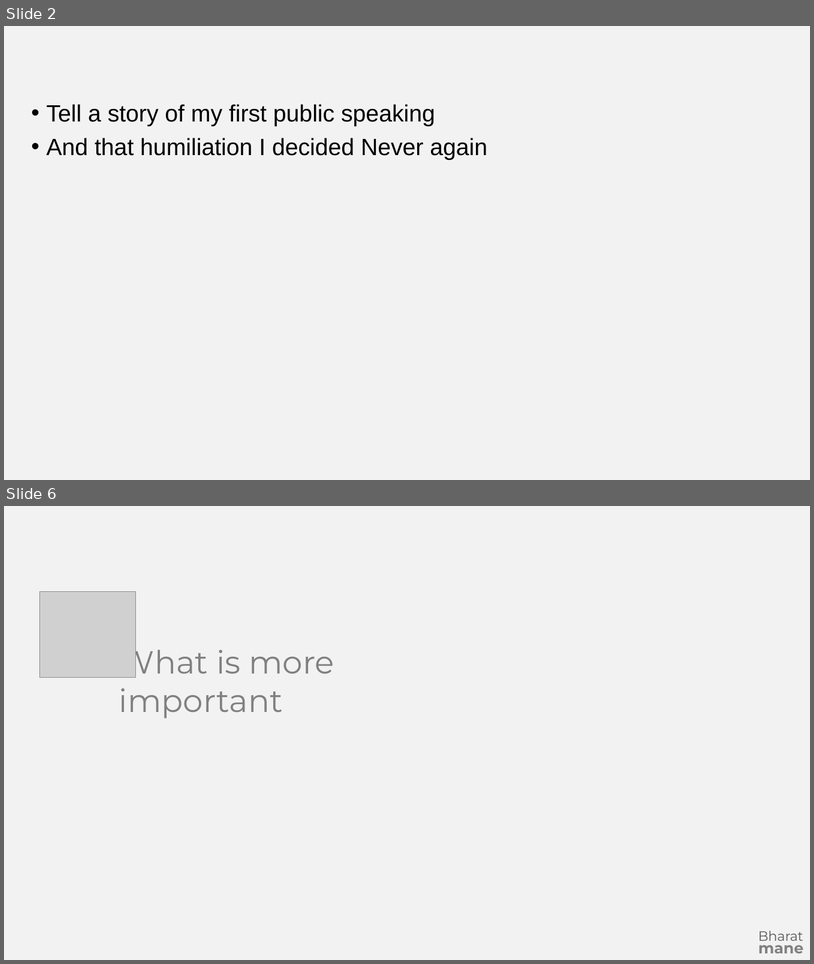
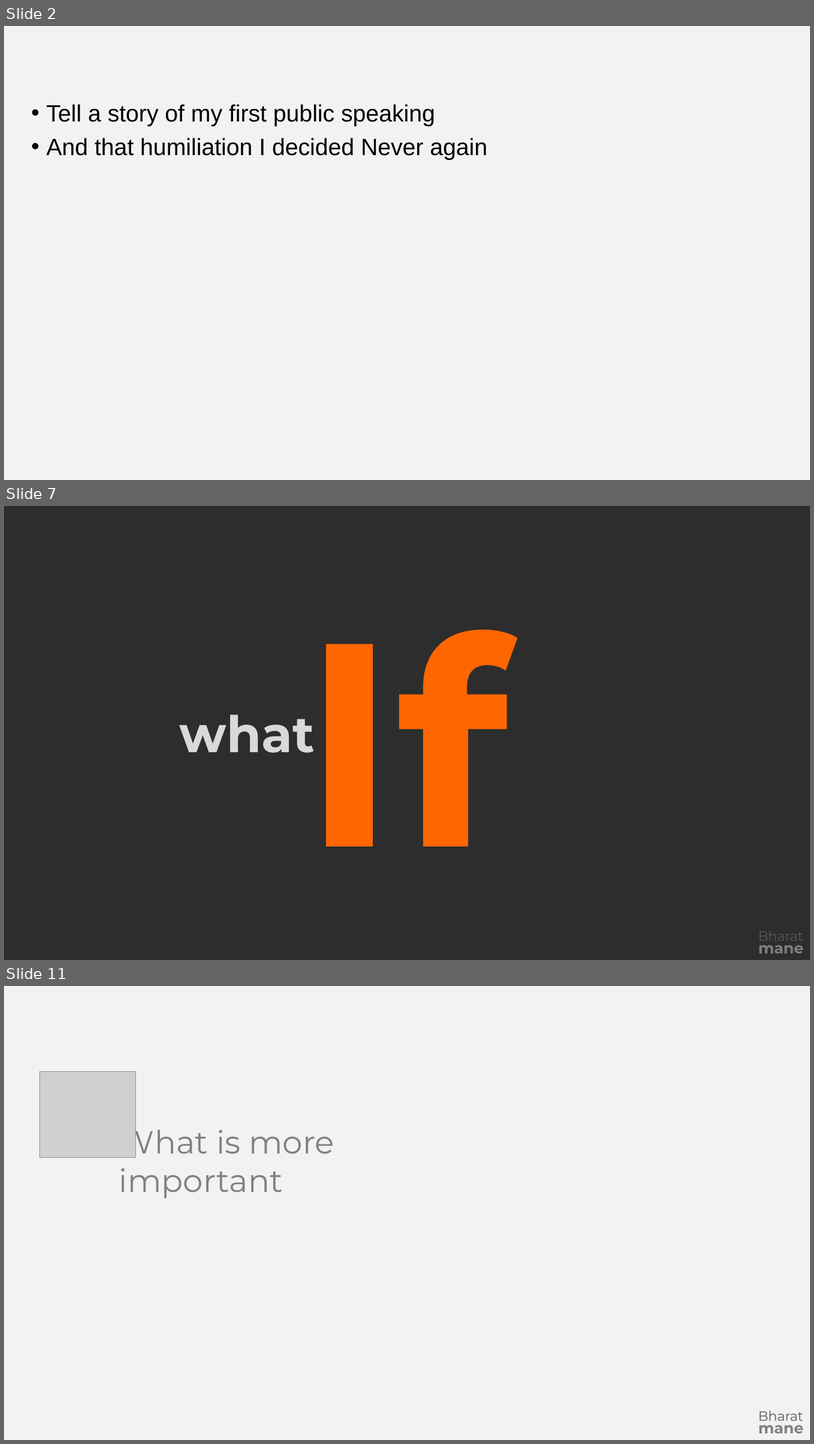
Before and after one commit to bharatmane/presentations, a slide deck: The Art of Presentation/The Art of Presentation.pptx. Shown one above the other, each under a label of ours: slides 2 and 6 before the commit, slides 2, 7 and 11 after it; the slides between them are not shown. The pictures are 814x964 and 814x1444 pixels, drawn with LibreOffice and Linux fonts; fonts in the diff are those of the drawing; grey boxes stand for pictures. Boxes give left, top, right and bottom in pixels: in the first picture for what was removed or moved away, otherwise in the second. Text is boxed around its words. In the diff, an @@ line names an element or a change of style, - is before the commit and + after.

```diff
--- a/The Art of Presentation/The Art of Presentation.pptx
+++ b/The Art of Presentation/The Art of Presentation.pptx
@@ slide 7 added at (x1=4, y1=506, x2=810, y2=960), background #2D2D2D @@
@@ text added at (x1=302, y1=629, x2=509, y2=846), 344 pt, text #FF6600, bold @@
+If…
@@ text added at (x1=180, y1=714, x2=315, y2=753), 60 pt, text #D9D9D9, bold @@
+what
@@ text added at (x1=759, y1=931, x2=804, y2=940), 16 pt, text #595959 @@
+Bharat
@@ text added at (x1=759, y1=938, x2=804, y2=953), 18 pt, text #808080, bold @@
+mane
@@ what was slide 6 is now slide 11 @@
```
Also in this commit, not shown: 7 slides changed, 6 other slides added.
